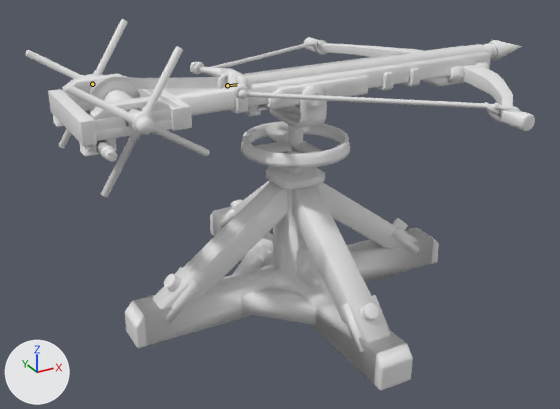
The FBX model Assets/Models/Environment/_Buildings/15_AttackSructures/Main/1_AttackSructures_Ballista.fbx, before and after one commit.
The view is the same before and after, from a 50 mm lens placed at (-22.2, -38.4, 24.8), pointed at (-0.9, 0.2, 5.5). The axes (+X, +Y, +Z) are drawn at lower left. The lights are the same throughout. The picture after the commit comes second. The bones that change are drawn over the model as lines.

Objects in the first picture: 'Arrow', 'Circle', 'Cylinder.006', 'Left_arc', 'Left_string', 'Lever', 'Mane', 'NurbsPath._02', 'Plane', 'Prop', 'Right_arc', 'SpearChains.001' and 3 more.
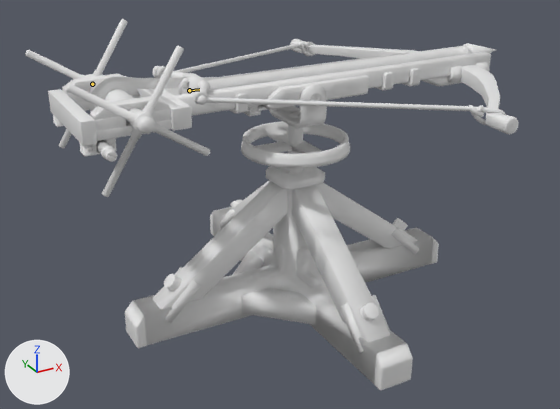
The newer file adds an action. The first version stands in its rest pose; the second is drawn at frame 30 of the action 'Armature|Armature|Armature|Armature|Armature|Armature|Арматура|'.

The edits, one by one:
Bone 'Osnovnaya' (bone_osnovnaya) moves from (0.0, 0.0, 0.0) to (8.0, -228.0, -3.0).
Bone 'Bone.001' (bone_bone_001) turns from (0, 0, 0) to (-51, 12, 70) degrees about its own x, y and z.

Pixel boxes (x1, y1, x2, y2) of what changed, in the pictures (560 x 409 px):
'Lever', posed
    before: (25, 19, 210, 198)
    after: (25, 19, 210, 197)
'NurbsPath._02', posed (9% wider, 10% shorter)
    before: (234, 83, 520, 123)
    after: (193, 89, 505, 125)
'Arrow', posed
    before: (246, 40, 522, 85)
    after: (207, 43, 495, 90)
'Right_arc', posed (21% narrower)
    before: (461, 64, 535, 131)
    after: (460, 65, 518, 135)
'Cylinder.006', posed
    before: (199, 66, 248, 99)
    after: (161, 71, 210, 105)
'Left_string', posed (17% wider, 9% taller)
    before: (190, 40, 328, 74)
    after: (153, 41, 315, 78)
'Left_arc', posed (8% wider)
    before: (304, 37, 423, 57)
    after: (290, 39, 419, 58)
bone 'Osnovnaya', root to tip
    before: (227, 85) to (237, 84)
    after: (189, 90) to (199, 89)
